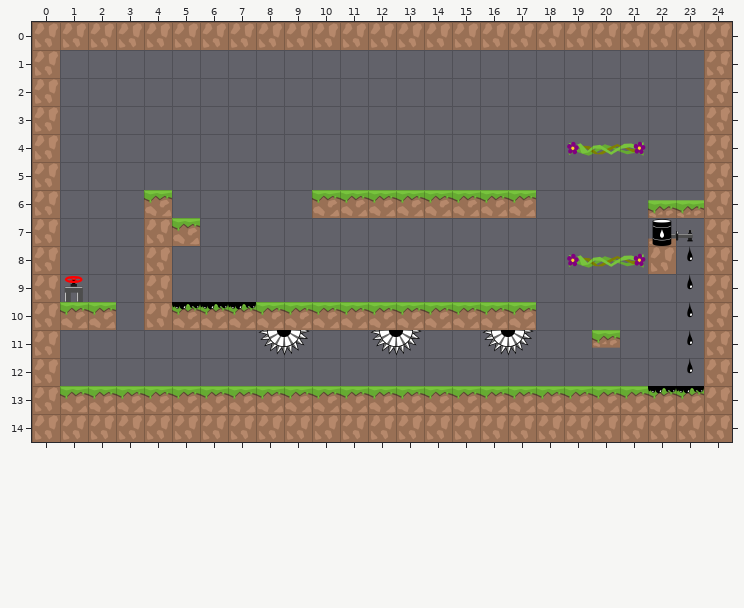
Two states of a Tiled map, android/assets/levels/ins_level_10.tmx. Above: the version before the commit.
Cells are 128x128 px. Shown: x 0..24, y 0..14.
The same view after the edit:
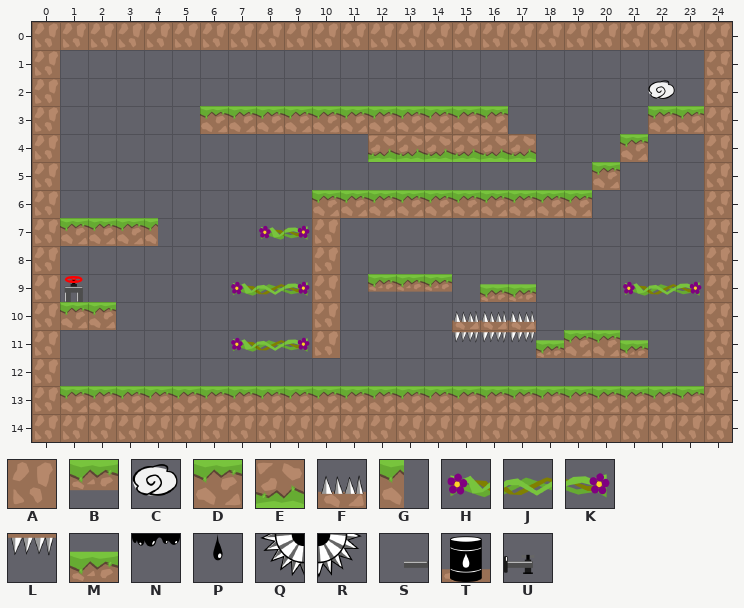
Key: from "tiles_128x128": A 0, B 1, C 6, D 12, E 13, F 15, G 19, H 21, J 22, K 23, L 24, M 29; from "tiles_oil_128x128": N 0, P 9, Q 11, R 12, S 20, T 23, U 24.
_ is an empty cell.
Edits made:
Layer "graphics":
Tile A replaces tile D in row 10 at x 10.
Tile A is added in rows 7 to 9 at x 10; in row 11 at x 10.
Tile B is added in row 9 at x 12 to 14.
Tile C is added in row 2 at x 22.
Tile D replaces tile B in row 11 at x 20.
Tile D replaces tile K in row 4 at x 21.
Tile D is added in row 3 at x 6 to 16 and 22 to 23; in row 5 at x 20; in row 6 at x 18 to 19; in row 7 at x 1 to 3; in row 11 at x 19.
Tile E is added in row 4 at x 12 to 17.
Tile F replaces tile D in row 10 at x 15 to 17.
Tile G replaces tile A in row 7 at x 4.
Tile H is added in row 7 at x 8; in row 9 at x 7 and 21; in row 11 at x 7.
Tile J replaces tile Q in row 11 at x 8.
Tile J is added in row 9 at x 8 and 22.
Tile K replaces tile R in row 11 at x 9.
Tile K is added in row 7 at x 9; in row 9 at x 9 and 23.
Tile L replaces tile Q in row 11 at x 16.
Tile L replaces tile R in row 11 at x 17.
Tile L is added in row 11 at x 15.
Tile M is added in row 9 at x 16 to 17; in row 11 at x 18 and 21.
The author cleared tile A in row 8 at x 4 and 22; in rows 9 to 10 at x 4.
The author cleared tile D in row 6 at x 4; in row 7 at x 5; in row 10 at x 5 to 9 and 11 to 14.
The author cleared tile H in row 4 at x 19; in row 8 at x 19.
The author cleared tile J in row 4 at x 20; in row 8 at x 20.
The author cleared tile K in row 8 at x 21.
The author cleared tile M in row 6 at x 22 to 23.
The author cleared tile Q in row 11 at x 12.
The author cleared tile R in row 11 at x 13.
The author cleared tile S in row 7 at x 22.
Layer "oil" (removed):
The author cleared tile N in row 10 at x 5 to 7; in row 13 at x 22 to 23.
The author cleared tile P in rows 8 to 12 at x 23.
The author cleared tile T in row 7 at x 22.
The author cleared tile U in row 7 at x 23.
Boxes around the changes in both pictures, in picture pixels (x1, y1, x2, y2):
changed: (60, 80, 704, 394)
